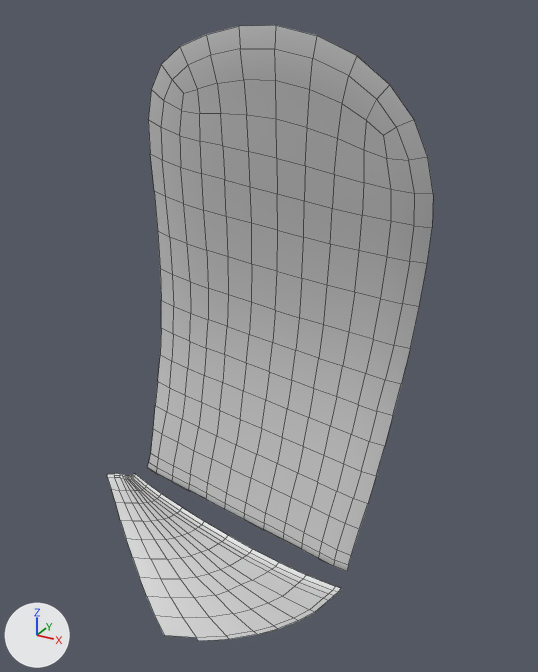
A saved change to the OBJ model PadForge.App/3DModels/XboxSeries/PulseRed/Decal-Shoulder-Right-Trigger.obj.
The view is the same before and after, from a camera (50 mm lens) standing at (52.2, -69.7, 11.1) and looking at (40.3, -48.1, 0.3). The lights are fixed; the arrows at lower left show +X, +Y and +Z. The picture after the commit comes second. Mesh edges are drawn as thin lines. Where no turn or scale is listed for an object, it has been applied to the vertices.

Script lines for the objects in view, before the commit:
```python
me_decal_shoulder_right_trigger = bpy.data.meshes.new('Decal-Shoulder-Right-Trigger')
me_decal_shoulder_right_trigger.from_pydata(...)  # 375 vertices, 326 faces; spans x 31.3..46.5, y -52.0..-47.4, z -13.5..10.7
ob_decal_shoulder_right_trigger = bpy.data.objects.new('Decal-Shoulder-Right-Trigger', me_decal_shoulder_right_trigger)
ob_decal_shoulder_right_trigger.location = (0.0, 0.0, 0.0)
```
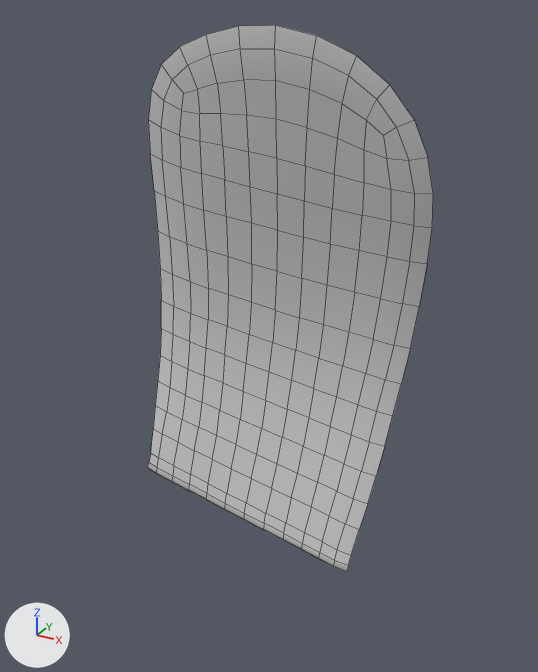
Location of each change, (x1, y1, x2, y2) in pixels of the pictures (538 x 672 px):
'Decal-Shoulder-Right-Trigger', reshaped (12% narrower, 11% shorter)
    before: (107, 25, 433, 641)
    after: (147, 25, 433, 571)
part 1 of me_decal_shoulder_right_trigger, deleted
    before: (107, 473, 341, 641)

The change, as a list of edits to the scene's bpy script:
```text
Change me_decal_shoulder_right_trigger:
    used by ob_decal_shoulder_right_trigger; location = (0.0, 0.0, 0.0)
    remove me_decal_shoulder_right_trigger.from_pydata(...)  # 375 vertices, 326 faces; spans x 31.3..46.5, y -52.0..-47.4, z -13.5..10.7
    add me_decal_shoulder_right_trigger.from_pydata(...)  # 235 vertices, 208 faces; spans x 34.0..46.5, y -52.0..-47.7, z -9.4..10.7
    me_decal_shoulder_right_trigger part 1: the loose piece of 140 vertices spanning x 31.3..43.8, y -50.7..-47.4, z -13.5..-7.6 is deleted
```
